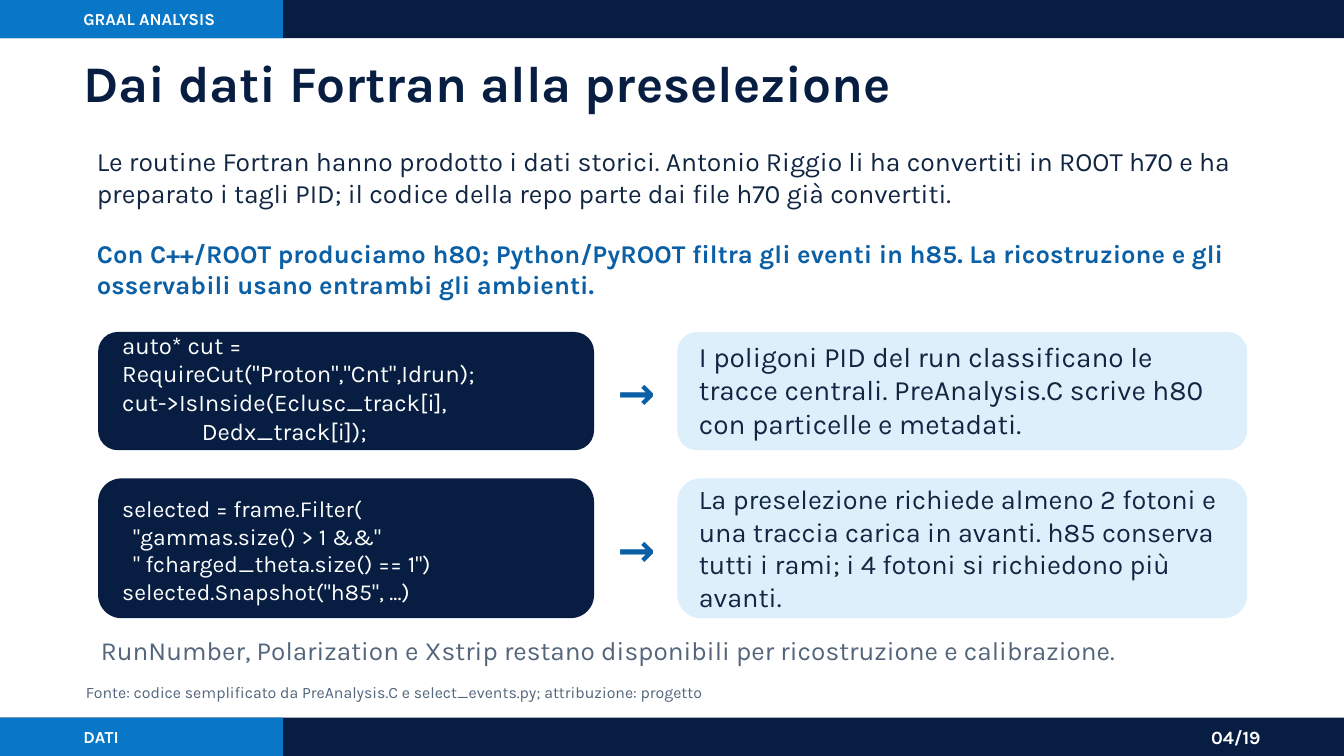
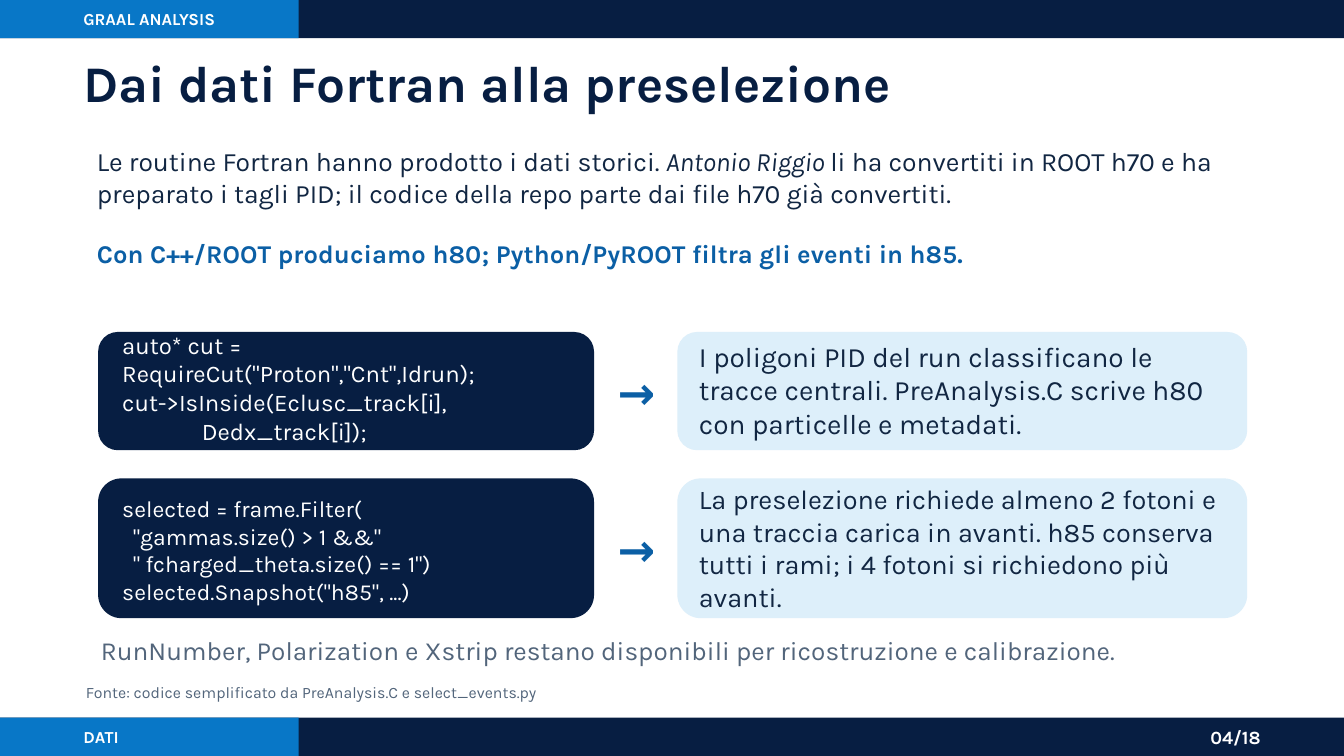
Before and after one commit to AntoninoFulci/GRAAL_Analysis, a slide deck: slide 4 of presentations/graal_analysis_framework_asimmetrie.pptx. Drawn at 1344x756 pixels with LibreOffice and Linux fonts; fonts in the diff are those of the drawing. Boxes give left, top, right and bottom in pixels: in the first picture for what was removed or moved away, otherwise in the second. Text is boxed around its words. In the diff, an @@ line names an element or a change of style, - is before the commit and + after.

```diff
--- a/presentations/graal_analysis_framework_asimmetrie.pptx
+++ b/presentations/graal_analysis_framework_asimmetrie.pptx
@@ rectangle: place and size @@
-rectangle at bbox=[0, 0, 284, 38]
+rectangle at bbox=[0, 0, 298, 38]
@@ text "Le routine Fortran hanno prodotto ..." at bbox=[97, 152, 1212, 210]: italic on in "Antonio Riggio" @@
@@ text at bbox=[97, 244, 963, 269]: text changed @@
-Con C++/ROOT produciamo h80; Python/PyROOT filtra gli eventi in h85. La ricostruzione e gli osservabili usano entrambi gli ambienti.
+Con C++/ROOT produciamo h80; Python/PyROOT filtra gli eventi in h85.
@@ text at bbox=[86, 687, 537, 702]: text changed @@
-Fonte: codice semplificato da PreAnalysis.C e select_events.py; attribuzione: progetto
+Fonte: codice semplificato da PreAnalysis.C e select_events.py
@@ rectangle: place and size @@
-rectangle at bbox=[0, 718, 284, 755]
+rectangle at bbox=[0, 718, 298, 755]
```
Also in this commit, not shown: 16 other slides changed, 1 slide added, 2 slides removed, 4 other files.
